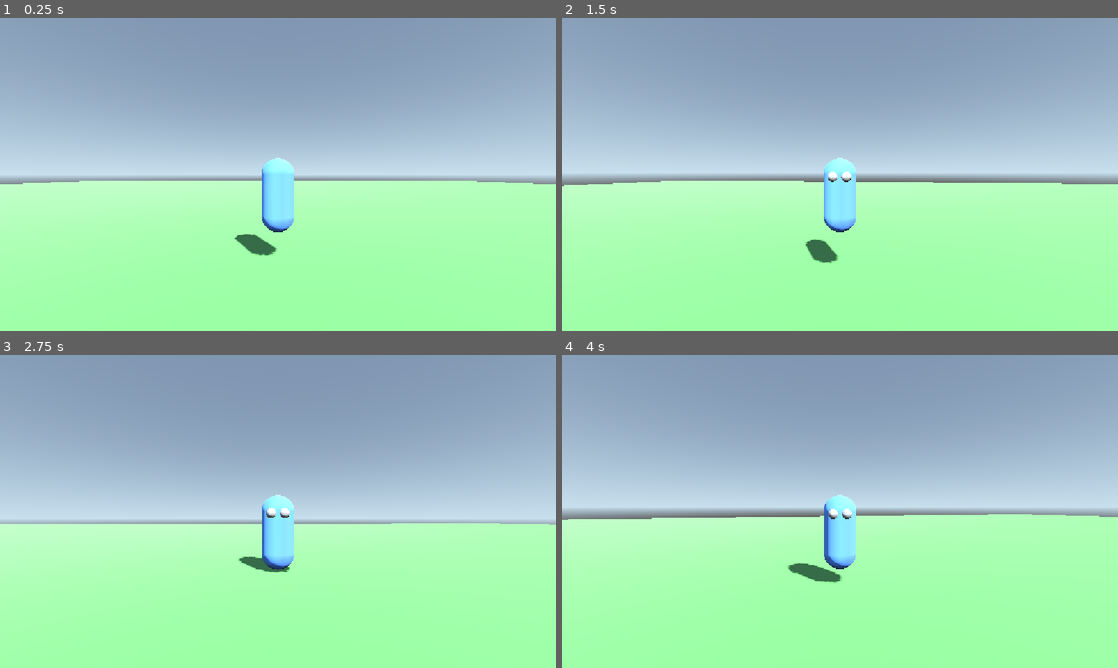
Above: before the commit, frames 1-4 (two rows, left to right).
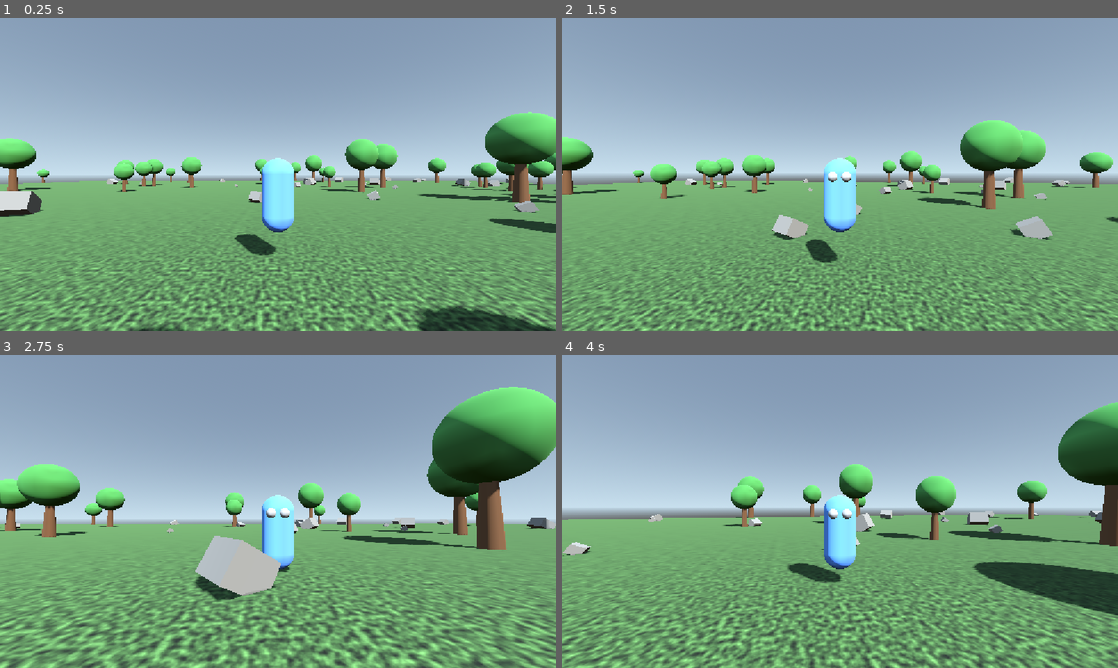
Above: after the commit, the same moments.

Repository: lukew-cogapp/mini-pals
Game: Godot game, scene res://scenes/world.tscn
Same seed, same stepped clock (60 frames per second), same inputs: the game is played once before the commit and once after it.
Inputs (mouse positions are in pixels of both pictures, inside the frame that each line leads up to):
- Up to frame 1 (0.25 s): no input
- Up to frame 2 (1.5 s): move the mouse to (867, 174) at 0.52 s; hold Shift (run) 0.53-1.28 s; hold W (move_forward) from 0.53 s (still down); tap Space (jump) at 0.77 s; move the mouse to (812, 174) at 1.27 s; tap Shift (run) at 1.35 s
- Up to frame 3 (2.75 s): keep holding W (move_forward); tap Space (jump) at 1.52 s; move the mouse to (289, 505) at 2.02 s; hold Shift (run) from 2.03 s (still down)
- Up to frame 4 (4 s): keep holding W (move_forward); move the mouse to (834, 517) at 2.77 s; release Shift (run) at 2.78 s; tap Shift (run) at 2.85 s; tap Space (jump) at 3.02, 3.77 s; move the mouse to (878, 514) at 3.52 s; hold Shift (run) from 3.53 s (still down)

The runs differ from the first frame. In frame 1, 52% of the frame differs, in the area x 0-100%, y 30-100%; in frame 2, 51%; in frame 3, 55%, in the area x 0-100%, y 10-100%; in frame 4, 52%.

Commit message:
Add ground texture and scattered scenery for motion cues
Flat colour gave no sense of movement. Noise-textured ground plus 160
seeded trees and rocks provide near and far parallax reference.

Diff:
--- a/materials/ground.tres
+++ b/materials/ground.tres
@@ -1,4 +1,18 @@
-[gd_resource type="StandardMaterial3D" format=3]
+[gd_resource type="StandardMaterial3D" load_steps=3 format=3]
+
+[sub_resource type="FastNoiseLite" id="1"]
+noise_type = 3
+frequency = 0.04
+fractal_octaves = 4
+
+[sub_resource type="NoiseTexture2D" id="2"]
+width = 512
+height = 512
+seamless = true
+noise = SubResource("1")
 
 [resource]
-albedo_color = Color(0.34, 0.55, 0.31, 1)
+albedo_color = Color(0.42, 0.62, 0.34, 1)
+albedo_texture = SubResource("2")
+uv1_scale = Vector3(60, 60, 1)
+roughness = 0.95
--- /dev/null
+++ b/materials/leaves.tres
@@ -0,0 +1,5 @@
+[gd_resource type="StandardMaterial3D" format=3]
+
+[resource]
+albedo_color = Color(0.25, 0.48, 0.24, 1)
+roughness = 1.0
--- /dev/null
+++ b/materials/rock.tres
@@ -0,0 +1,5 @@
+[gd_resource type="StandardMaterial3D" format=3]
+
+[resource]
+albedo_color = Color(0.45, 0.44, 0.42, 1)
+roughness = 1.0
--- /dev/null
+++ b/materials/trunk.tres
@@ -0,0 +1,5 @@
+[gd_resource type="StandardMaterial3D" format=3]
+
+[resource]
+albedo_color = Color(0.36, 0.25, 0.16, 1)
+roughness = 1.0
--- /dev/null
+++ b/scenes/models/rock.tscn
@@ -0,0 +1,13 @@
+[gd_scene load_steps=3 format=3]
+
+[ext_resource type="Material" path="res://materials/rock.tres" id="1"]
+
+[sub_resource type="BoxMesh" id="1"]
+size = Vector3(1, 0.7, 0.9)
+
+[node name="Rock" type="Node3D"]
+
+[node name="Mesh" type="MeshInstance3D" parent="."]
+transform = Transform3D(0.94, 0.17, -0.29, 0, 0.86, 0.5, 0.34, -0.47, 0.81, 0, 0.3, 0)
+mesh = SubResource("1")
+surface_material_override/0 = ExtResource("1")
--- /dev/null
+++ b/scenes/models/tree.tscn
@@ -0,0 +1,25 @@
+[gd_scene load_steps=5 format=3]
+
+[ext_resource type="Material" path="res://materials/trunk.tres" id="1"]
+[ext_resource type="Material" path="res://materials/leaves.tres" id="2"]
+
+[sub_resource type="CylinderMesh" id="1"]
+top_radius = 0.18
+bottom_radius = 0.3
+height = 2.4
+
+[sub_resource type="SphereMesh" id="2"]
+radius = 1.3
+height = 2.6
+
+[node name="Tree" type="Node3D"]
+
+[node name="Trunk" type="MeshInstance3D" parent="."]
+transform = Transform3D(1, 0, 0, 0, 1, 0, 0, 0, 1, 0, 1.2, 0)
+mesh = SubResource("1")
+surface_material_override/0 = ExtResource("1")
+
+[node name="Canopy" type="MeshInstance3D" parent="."]
+transform = Transform3D(1, 0, 0, 0, 1, 0, 0, 0, 1, 0, 3.2, 0)
+mesh = SubResource("2")
+surface_material_override/0 = ExtResource("2")
--- a/scenes/world.tscn
+++ b/scenes/world.tscn
@@ -2,6 +2,9 @@
 
 [ext_resource type="PackedScene" path="res://scenes/player.tscn" id="1"]
 [ext_resource type="Material" path="res://materials/ground.tres" id="2"]
+[ext_resource type="Script" path="res://scripts/scenery.gd" id="3"]
+[ext_resource type="PackedScene" path="res://scenes/models/tree.tscn" id="4"]
+[ext_resource type="PackedScene" path="res://scenes/models/rock.tscn" id="5"]
 
 [sub_resource type="PlaneMesh" id="1"]
 size = Vector2(120, 120)
@@ -38,5 +41,10 @@
 [node name="Collision" type="CollisionShape3D" parent="Ground"]
 shape = SubResource("2")
 
+[node name="Scenery" type="Node3D" parent="."]
+script = ExtResource("3")
+tree_scene = ExtResource("4")
+rock_scene = ExtResource("5")
+
 [node name="Player" parent="." instance=ExtResource("1")]
 transform = Transform3D(1, 0, 0, 0, 1, 0, 0, 0, 1, 0, 1, 0)
--- /dev/null
+++ b/scripts/scenery.gd
@@ -0,0 +1,32 @@
+extends Node3D
+## Scatters trees and rocks so the ground has landmarks to move past.
+## Seeded, so the world is the same every run.
+
+@export var tree_scene: PackedScene
+@export var rock_scene: PackedScene
+
+func _ready() -> void:
+	var rng := RandomNumberGenerator.new()
+	rng.seed = Tuning.SCATTER_SEED
+	_scatter(tree_scene, Tuning.TREE_COUNT, Tuning.TREE_SCALE_MIN, Tuning.TREE_SCALE_MAX, rng)
+	_scatter(rock_scene, Tuning.ROCK_COUNT, Tuning.ROCK_SCALE_MIN, Tuning.ROCK_SCALE_MAX, rng)
+
+
+func _scatter(
+	scene: PackedScene, count: int, scale_min: float, scale_max: float, rng: RandomNumberGenerator
+) -> void:
+	if scene == null:
+		return
+	var half := Tuning.GROUND_SIZE * 0.5
+	for i in count:
+		var pos := Vector3.ZERO
+		# Keep the player's spawn clear so they don't start inside a tree.
+		for _attempt in 12:
+			pos = Vector3(rng.randf_range(-half, half), 0.0, rng.randf_range(-half, half))
+			if pos.length() > Tuning.SCATTER_CLEAR_RADIUS:
+				break
+		var item := scene.instantiate() as Node3D
+		item.position = pos
+		item.rotation.y = rng.randf() * TAU
+		item.scale = Vector3.ONE * rng.randf_range(scale_min, scale_max)
+		add_child(item)
--- a/scripts/tuning.gd
+++ b/scripts/tuning.gd
@@ -16,3 +16,13 @@
 
 # --- World ---
 const GROUND_SIZE := 120.0
+
+# --- Scenery scatter ---
+const SCATTER_SEED := 20260830
+const TREE_COUNT := 90
+const ROCK_COUNT := 70
+const SCATTER_CLEAR_RADIUS := 6.0
+const TREE_SCALE_MIN := 0.7
+const TREE_SCALE_MAX := 1.6
+const ROCK_SCALE_MIN := 0.5
+const ROCK_SCALE_MAX := 1.8
Not shown, added: scripts/scenery.gd.uid
